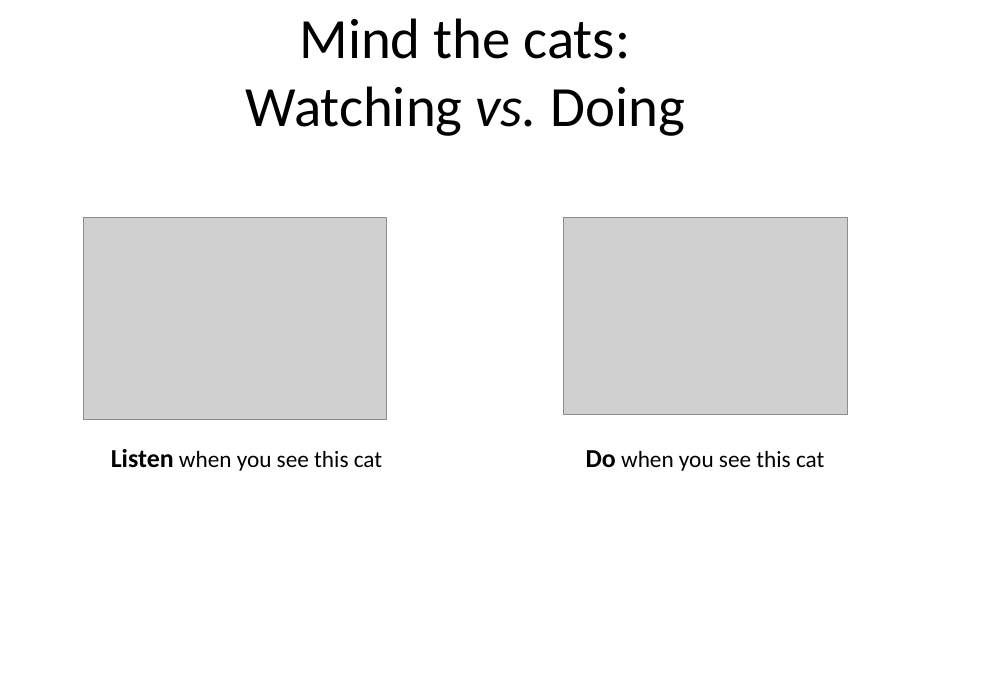
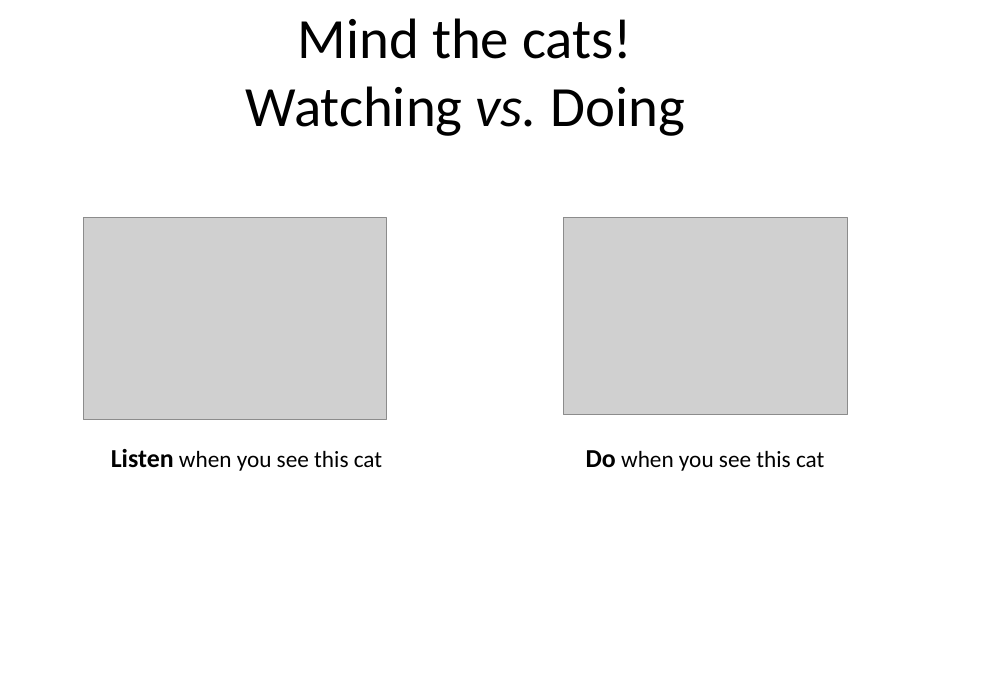
Before and after one commit to ramsyagha/tutorials, a slide deck: slide 6 of Lectures/1_Introduction to R.pptx. Drawn at 1008x698 pixels with LibreOffice and Linux fonts; fonts in the diff are those of the drawing; grey boxes stand for pictures. Boxes give left, top, right and bottom in pixels: in the first picture for what was removed or moved away, otherwise in the second. Text is boxed around its words. In the diff, an @@ line names an element or a change of style, - is before the commit and + after.

```diff
--- a/Lectures/1_Introduction to R.pptx
+++ b/Lectures/1_Introduction to R.pptx
@@ text at bbox=[298, 18, 632, 59]: text changed @@
-Mind the cats:
+Mind the cats!
```
Also in this commit, not shown: 7 other slides changed.
